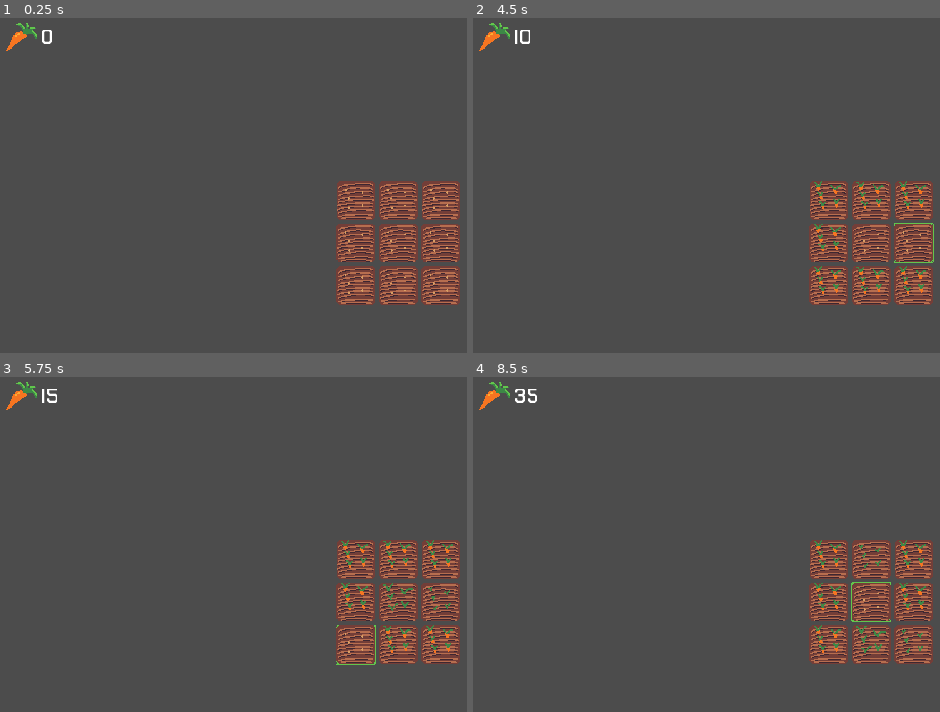
Above: before the commit, frames 1-4 (two rows, left to right).
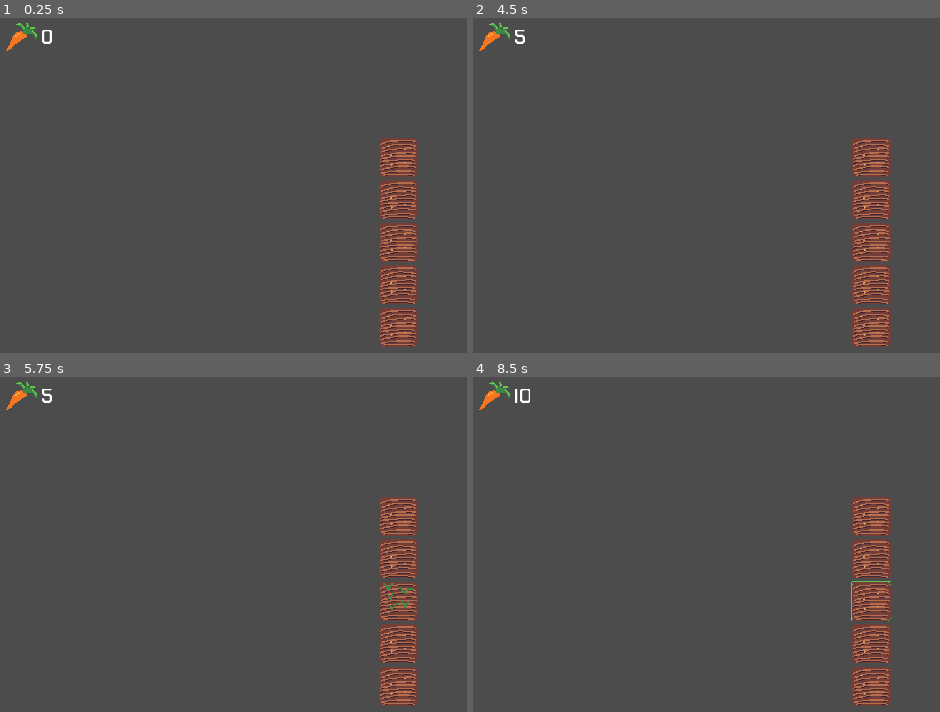
Above: after the commit, the same moments.

Repository: Dr-Diabolical/ClickyCrops
Game: Godot game, scene res://Scenes/Game.tscn
Two runs of this game, one before a commit and one after it. Both use one fixed random seed, a clock stepped at 60 frames per second and the inputs below.
Inputs (mouse positions are in pixels of both pictures, inside the frame that each line leads up to; where the layout moved, square brackets give the same spot in the first picture):
- Up to frame 1 (0.25 s): no input
- Up to frame 2 (4.5 s): click (869, 158) [827, 198] at 0.5 s; click (869, 198) at 1.27 s; click (911, 198) at 2.02 s; click (827, 242) at 2.77 s; click (869, 242) at 3.52 s; click (911, 242) at 4.27 s
- Up to frame 3 (5.75 s): click (354, 645) at 5.02 s
- Up to frame 4 (8.5 s): click (869, 645) at 5.77 s; click (911, 645) at 6.52 s; click (869, 557) at 7.27 s; click (869, 601) at 8.02 s

The runs differ from the first frame. In frame 1, 8.9% of the frame differs, in the area x 71-99%, y 35-99%; in frame 2, 9.2%, in the area x 8-99%, y 3-99%; in frame 3, 9.1%; in frame 4, 9.2%.

Commit message:
Moved Plot spawning functionality
Plots can now be managed through Farm, a node and script that will handle all Plot functions and Resource communication. Currently, Farm can handle creating plots, and soon will handle all the functions of Plot.

Diff:
--- /dev/null
+++ b/Scenes/Crops/Carrots.tscn
@@ -0,0 +1,18 @@
+[gd_scene load_steps=6 format=2]
+
+[ext_resource path="res://Assets/Sprites/Carrot/CarrotStageThree.png" type="Texture" id=1]
+[ext_resource path="res://Assets/Sprites/Carrot/CarrotStageTwo.png" type="Texture" id=2]
+[ext_resource path="res://Assets/Sprites/Carrot/CarrotStageZero.png" type="Texture" id=3]
+[ext_resource path="res://Assets/Sprites/Carrot/CarrotStageOne.png" type="Texture" id=4]
+
+[sub_resource type="SpriteFrames" id=1]
+animations = [ {
+"frames": [ ExtResource( 3 ), ExtResource( 4 ), ExtResource( 2 ), ExtResource( 1 ) ],
+"loop": true,
+"name": "default",
+"speed": 5.0
+} ]
+
+[node name="AnimatedSprite" type="AnimatedSprite"]
+frames = SubResource( 1 )
+centered = false
--- /dev/null
+++ b/Scenes/Farm.gd
@@ -0,0 +1,20 @@
+extends Node
+
+export var plot_amount = 5
+var plots = []
+onready var plot = load("res://Scenes/Plot.tscn")
+
+onready var plot_node = $Center/Plots
+
+onready var crops = [
+	"res://Scenes/Crops/Carrots.tscn"
+]
+
+func _ready():
+	create_plots()
+
+func create_plots():
+	for n in plot_amount:
+		plots.append(plot.instance())
+		plot_node.add_child(plots[n])
+	plots[2].fill_plot("Carrots", 5, 3, 1)
--- a/Scenes/Game.tscn
+++ b/Scenes/Game.tscn
@@ -1,10 +1,10 @@
 [gd_scene load_steps=7 format=2]
 
-[ext_resource path="res://Scenes/Plot.tscn" type="PackedScene" id=1]
 [ext_resource path="res://Scenes/Resources.gd" type="Script" id=2]
 [ext_resource path="res://Assets/Sprites/Carrot/CarrotIcon.png" type="Texture" id=3]
 [ext_resource path="res://Assets/Fonts/Airborne.ttf" type="DynamicFontData" id=4]
 [ext_resource path="res://Scenes/Game.gd" type="Script" id=5]
+[ext_resource path="res://Scenes/Farm.gd" type="Script" id=6]
 
 [sub_resource type="DynamicFont" id=1]
 size = 32
@@ -13,96 +13,28 @@
 [node name="Game" type="Node"]
 script = ExtResource( 5 )
 
-[node name="CenterContainer" type="CenterContainer" parent="."]
-anchor_right = 1.0
-anchor_bottom = 1.0
-margin_left = -0.943909
-margin_right = -0.943848
+[node name="Farm" type="Node" parent="."]
+script = ExtResource( 6 )
+
+[node name="Center" type="CenterContainer" parent="Farm"]
+anchor_left = -0.00117054
+anchor_top = 0.00208096
+anchor_right = 0.998829
+anchor_bottom = 1.00208
+margin_left = 1.49829
+margin_top = -1.49829
+margin_right = 1.49829
+margin_bottom = -1.49829
 __meta__ = {
+"_edit_lock_": true,
 "_edit_use_anchors_": false
 }
 
-[node name="GridContainer" type="GridContainer" parent="CenterContainer"]
-margin_left = 540.0
-margin_top = 260.0
-margin_right = 740.0
-margin_bottom = 460.0
-columns = 3
-
-[node name="Plot" parent="CenterContainer/GridContainer" instance=ExtResource( 1 )]
-anchor_right = 0.0
-anchor_bottom = 0.0
-margin_right = 64.0
-margin_bottom = 64.0
-rect_scale = Vector2( 1, 1 )
-
-[node name="Plot2" parent="CenterContainer/GridContainer" instance=ExtResource( 1 )]
-anchor_right = 0.0
-anchor_bottom = 0.0
-margin_left = 68.0
-margin_right = 132.0
-margin_bottom = 64.0
-rect_scale = Vector2( 1, 1 )
-
-[node name="Plot3" parent="CenterContainer/GridContainer" instance=ExtResource( 1 )]
-anchor_right = 0.0
-anchor_bottom = 0.0
-margin_left = 136.0
-margin_right = 200.0
-margin_bottom = 64.0
-rect_scale = Vector2( 1, 1 )
-
-[node name="Plot4" parent="CenterContainer/GridContainer" instance=ExtResource( 1 )]
-anchor_right = 0.0
-anchor_bottom = 0.0
-margin_top = 68.0
-margin_right = 64.0
-margin_bottom = 132.0
-rect_scale = Vector2( 1, 1 )
-
-[node name="Plot5" parent="CenterContainer/GridContainer" instance=ExtResource( 1 )]
-anchor_right = 0.0
-anchor_bottom = 0.0
-margin_left = 68.0
-margin_top = 68.0
-margin_right = 132.0
-margin_bottom = 132.0
-rect_scale = Vector2( 1, 1 )
-
-[node name="Plot6" parent="CenterContainer/GridContainer" instance=ExtResource( 1 )]
-anchor_right = 0.0
-anchor_bottom = 0.0
-margin_left = 136.0
-margin_top = 68.0
-margin_right = 200.0
-margin_bottom = 132.0
-rect_scale = Vector2( 1, 1 )
-
-[node name="Plot7" parent="CenterContainer/GridContainer" instance=ExtResource( 1 )]
-anchor_right = 0.0
-anchor_bottom = 0.0
-margin_top = 136.0
-margin_right = 64.0
-margin_bottom = 200.0
-rect_scale = Vector2( 1, 1 )
-
-[node name="Plot8" parent="CenterContainer/GridContainer" instance=ExtResource( 1 )]
-anchor_right = 0.0
-anchor_bottom = 0.0
-margin_left = 68.0
-margin_top = 136.0
-margin_right = 132.0
-margin_bottom = 200.0
-rect_scale = Vector2( 1, 1 )
-
-[node name="Plot9" parent="CenterContainer/GridContainer" instance=ExtResource( 1 )]
-anchor_right = 0.0
-anchor_bottom = 0.0
-margin_left = 136.0
-margin_top = 136.0
-margin_right = 200.0
-margin_bottom = 200.0
-rect_scale = Vector2( 1, 1 )
+[node name="Plots" type="GridContainer" parent="Farm/Center"]
+margin_left = 640.0
+margin_top = 360.0
+margin_right = 640.0
+margin_bottom = 360.0
 
 [node name="Resources" type="Node" parent="." groups=[
 "resources",
@@ -116,6 +48,7 @@
 margin_bottom = 40.0
 mouse_filter = 2
 __meta__ = {
+"_edit_lock_": true,
 "_edit_use_anchors_": false
 }
 
--- a/Scenes/Plot.gd
+++ b/Scenes/Plot.gd
@@ -3,23 +3,20 @@
 export var crop_name = ""
 export var crop_amount = 0
 
+onready var crop_sprites = $CropSprites
+
 var stage = 0
-export var grown_stage = 0
+var grown_stage = 0
 export var seconds_between_stages = 0
 var is_grown = false
 var stage_timer
-
-onready var plant_sprites = $PlantSprites
-
-func _ready():
-	plant_sprites.frame = stage
-	fill_plot("Carrots", 5, 3, 1)
 
 func fill_plot(new_crop_name, new_crop_amount, new_grown_stage, new_seconds_between_stages):
 	crop_name = new_crop_name
 	crop_amount = new_crop_amount
 	grown_stage = new_grown_stage
 	seconds_between_stages = new_seconds_between_stages
+	crop_sprites.frame = 0
 	create_stage_timer()
 
 func clear_plot():
@@ -35,7 +32,7 @@
 	stage = 0
 	is_grown = false
 	stage_timer.start()
-	plant_sprites.frame = 0
+	crop_sprites.frame = 0
 
 func harvest_plot():
 	reset_plot()
@@ -58,7 +55,7 @@
 
 func increase_stage():
 	stage += 1
-	plant_sprites.frame = stage
+	crop_sprites.frame = stage
 	check_if_grown()
 
 func _on_Plot_pressed():
--- a/Scenes/Plot.tscn
+++ b/Scenes/Plot.tscn
@@ -1,39 +1,27 @@
-[gd_scene load_steps=9 format=2]
+[gd_scene load_steps=5 format=2]
 
 [ext_resource path="res://Scenes/Plot.gd" type="Script" id=1]
 [ext_resource path="res://Assets/Sprites/Plot/Plot.png" type="Texture" id=2]
-[ext_resource path="res://Assets/Sprites/Carrot/CarrotStageThree.png" type="Texture" id=3]
-[ext_resource path="res://Assets/Sprites/Carrot/CarrotStageTwo.png" type="Texture" id=4]
-[ext_resource path="res://Assets/Sprites/Carrot/CarrotStageOne.png" type="Texture" id=5]
-[ext_resource path="res://Assets/Sprites/Carrot/CarrotStageZero.png" type="Texture" id=6]
+[ext_resource path="res://Scenes/Crops/Carrots.tscn" type="PackedScene" id=3]
 [ext_resource path="res://Assets/Sprites/Plot/PlotHover.png" type="Texture" id=7]
-
-[sub_resource type="SpriteFrames" id=1]
-animations = [ {
-"frames": [ ExtResource( 6 ), ExtResource( 5 ), ExtResource( 4 ), ExtResource( 3 ) ],
-"loop": true,
-"name": "default",
-"speed": 0.0
-} ]
 
 [node name="Plot" type="TextureButton" groups=[
 "resources",
 ]]
-anchor_right = 0.1
-anchor_bottom = 0.1775
-margin_right = -64.0
-margin_bottom = -63.7998
-rect_scale = Vector2( 2, 2 )
+anchor_left = -0.025
+anchor_top = -0.044
+anchor_right = 0.025
+anchor_bottom = 0.044
+margin_top = -0.319998
+margin_bottom = 0.319998
 texture_normal = ExtResource( 2 )
 texture_hover = ExtResource( 7 )
 script = ExtResource( 1 )
 __meta__ = {
 "_edit_group_": true,
-"_edit_use_anchors_": true
+"_edit_use_anchors_": false
 }
 
-[node name="PlantSprites" type="AnimatedSprite" parent="."]
-frames = SubResource( 1 )
-centered = false
+[node name="CropSprites" parent="." instance=ExtResource( 3 )]
 
 [connection signal="pressed" from="." to="." method="_on_Plot_pressed"]
